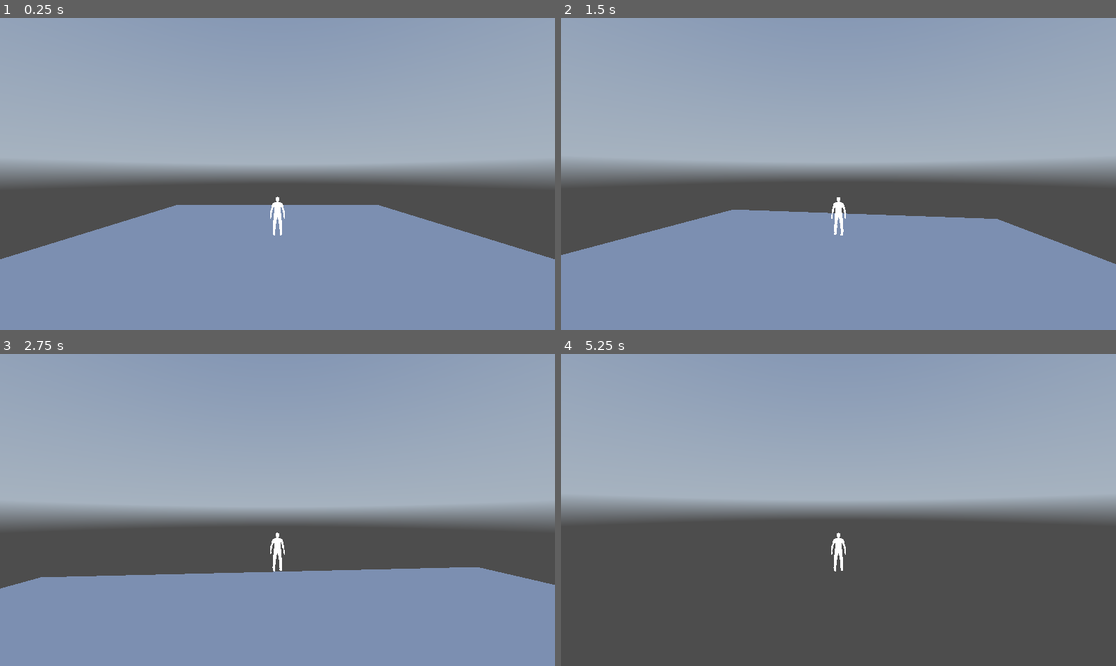
Above: before the commit, frames 1-4 (two rows, left to right).
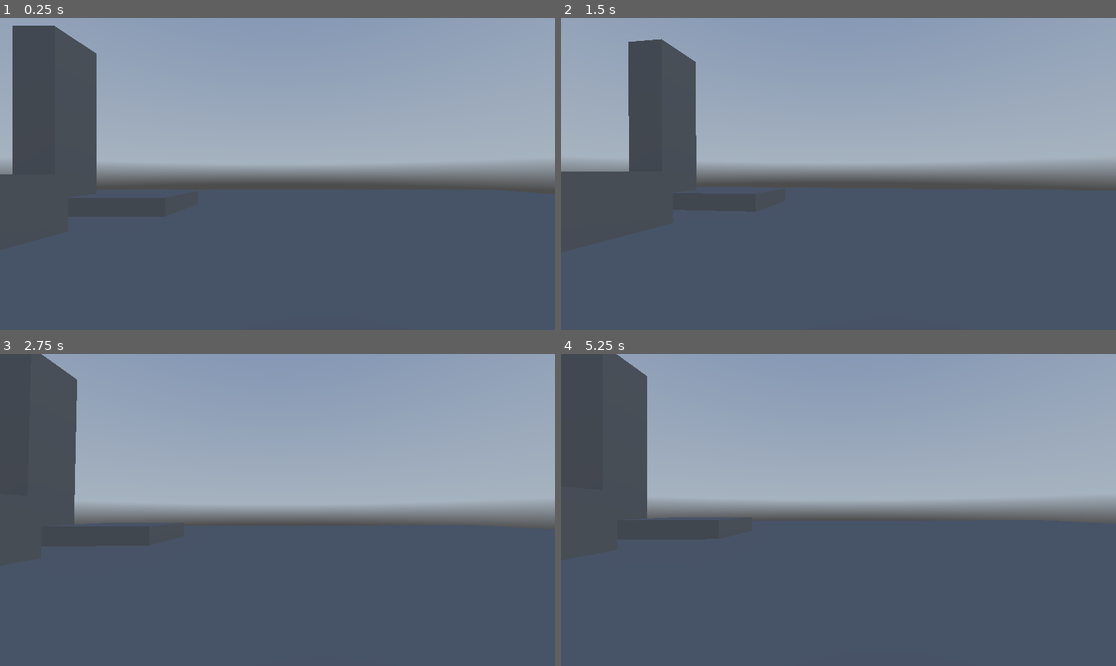
Above: after the commit, the same moments.

Repository: goshag45/Godot-Game
Game: Godot game, scene res://node.tscn
Same seed, same stepped clock (60 frames per second), same inputs: the game is played once before the commit and once after it. The project has no main scene, so this scene is started directly. A sky picture missing from this copy of the repository is replaced by a grey-blue gradient.
Inputs (mouse positions are in pixels of both pictures, inside the frame that each line leads up to):
- Up to frame 1 (0.25 s): no input
- Up to frame 2 (1.5 s): tap Enter (ui_accept) at 0.5, 0.6 s; move the mouse to (866, 174) at 0.52 s; hold Up (ui_up) from 0.53 s (still down); tap Space (jump, bound only after the commit) at 0.77, 0.8, 1.07, 1.35 s; move the mouse to (810, 174) at 1.27 s
- Up to frame 3 (2.75 s): keep holding Up (ui_up); tap Space (jump, bound only after the commit) at 1.52, 1.82, 2.3 s; tap Enter (ui_accept) at 1.55, 2.1 s; move the mouse to (288, 503) at 2.02 s
- Up to frame 4 (5.25 s): keep holding Up (ui_up); move the mouse to (832, 516) at 2.77 s; tap Enter (ui_accept) at 2.85, 4.35, 5.1 s; tap Space (jump, bound only after the commit) at 3.02, 3.32, 3.6, 3.77, 4.07, 4.52, 4.82 s; move the mouse to (877, 513) at 3.52 s; move the mouse to (794, 506) at 4.27 s; move the mouse to (844, 510) at 5.02 s

The runs differ from the first frame. In frame 1, 49% of the frame differs, in the area x 0-100%, y 2-100%; in frame 2, 47%; in frame 3, 49%; in frame 4, 52%, in the area x 0-100%, y 0-100%.

Commit message:
First person controls mostly working, containerising test levl

Diff:
--- /dev/null
+++ b/Test Level.tscn
@@ -0,0 +1,36 @@
+[gd_scene load_steps=5 format=3 uid="uid://bt4uyk54cpqqj"]
+
+[sub_resource type="StandardMaterial3D" id="StandardMaterial3D_4oi2n"]
+albedo_color = Color(1, 0.779175, 0.736297, 1)
+
+[sub_resource type="StandardMaterial3D" id="StandardMaterial3D_3rwbt"]
+albedo_color = Color(0.462539, 0.674198, 0.644021, 1)
+
+[sub_resource type="StandardMaterial3D" id="StandardMaterial3D_v6u3t"]
+albedo_color = Color(0.601553, 0.419032, 0.642774, 1)
+
+[sub_resource type="StandardMaterial3D" id="StandardMaterial3D_psspe"]
+albedo_color = Color(0.678456, 0.526561, 0.233814, 1)
+
+[node name="Test Level" type="CSGCombiner3D"]
+use_collision = true
+
+[node name="CSGBox3D" type="CSGBox3D" parent="."]
+transform = Transform3D(10, 0, 0, 0, 1, 0, 0, 0, 10, 0, -0.5, 0)
+material_override = SubResource("StandardMaterial3D_4oi2n")
+size = Vector3(7.28564, 1, 7.73828)
+
+[node name="CSGBox3D3" type="CSGBox3D" parent="."]
+transform = Transform3D(2, 0, 0, 0, 2, 0, 0, 0, 2, 12.1352, 1.13217, 10.7812)
+material_override = SubResource("StandardMaterial3D_3rwbt")
+size = Vector3(3.47168, 1.43381, 3.59778)
+
+[node name="CSGBox3D4" type="CSGBox3D" parent="."]
+transform = Transform3D(2, 0, 0, 0, 2, 0, 0, 0, 2, 15.4462, 6.06305, 20.2988)
+material_override = SubResource("StandardMaterial3D_v6u3t")
+size = Vector3(1.4082, 6.36469, 1.56717)
+
+[node name="CSGBox3D5" type="CSGBox3D" parent="."]
+transform = Transform3D(1, 0, 0, 0, 1, 0, 0, 0, 1, 9.2226, 0.459394, 20.1612)
+material_override = SubResource("StandardMaterial3D_psspe")
+size = Vector3(6.31653, 1.35718, 5.06738)
--- a/camera_controller.gd
+++ /dev/null
@@ -1,20 +0,0 @@
-extends Node3D
-
-var player
-@export var sensitivity := 3
-
-# Called when the node enters the scene tree for the first time.
-func _ready() -> void:
-	player = get_tree().get_nodes_in_group("player")[0]
-
-# Called every frame. 'delta' is the elapsed time since the previous frame.
-func _process(delta: float) -> void:
-	global_position = player.global_position
-
-
-func _input(event: InputEvent) -> void:
-	if event is InputEventMouseMotion:
-		var temp_rotation = rotation.x - event.relative.y / 1000 * sensitivity
-		rotation.y -= event.relative.x / 1000 * sensitivity
-		temp_rotation = clamp(temp_rotation, -1, 0.35)
-		rotation.x = temp_rotation
--- a/node.tscn
+++ b/node.tscn
@@ -1,18 +1,9 @@
-[gd_scene load_steps=11 format=3 uid="uid://txkplgsfsdnc"]
+[gd_scene load_steps=8 format=3 uid="uid://txkplgsfsdnc"]
 
 [ext_resource type="Texture2D" uid="uid://dh16vcrcyd1u2" path="res://kloofendal_48d_partly_cloudy_puresky_4k.exr" id="1_56d3g"]
 [ext_resource type="PackedScene" uid="uid://b04m0rkdrm4cb" path="res://player.tscn" id="2_hksku"]
-[ext_resource type="Script" path="res://camera_controller.gd" id="3_3m7ft"]
 [ext_resource type="Script" path="res://player.gd" id="3_bkuro"]
-
-[sub_resource type="BoxShape3D" id="BoxShape3D_wtr31"]
-size = Vector3(20, 1, 20)
-
-[sub_resource type="StandardMaterial3D" id="StandardMaterial3D_vm31o"]
-
-[sub_resource type="BoxMesh" id="BoxMesh_nu6f2"]
-material = SubResource("StandardMaterial3D_vm31o")
-size = Vector3(20, 1, 20)
+[ext_resource type="PackedScene" uid="uid://bt4uyk54cpqqj" path="res://Test Level.tscn" id="4_up5fb"]
 
 [sub_resource type="PanoramaSkyMaterial" id="PanoramaSkyMaterial_olw8g"]
 panorama = ExtResource("1_56d3g")
@@ -29,29 +20,13 @@
 
 [node name="World" type="Node3D"]
 
-[node name="StaticBody3D" type="StaticBody3D" parent="."]
-
-[node name="CollisionShape3D" type="CollisionShape3D" parent="StaticBody3D"]
-transform = Transform3D(1, 0, 0, 0, 1, 0, 0, 0, 1, 0, -0.5, 0)
-shape = SubResource("BoxShape3D_wtr31")
-
-[node name="MeshInstance3D" type="MeshInstance3D" parent="StaticBody3D"]
-transform = Transform3D(1, 0, 0, 0, 1, 0, 0, 0, 1, 0, -0.5, 0)
-mesh = SubResource("BoxMesh_nu6f2")
-
-[node name="DirectionalLight3D" type="DirectionalLight3D" parent="."]
-transform = Transform3D(0.5, -0.75, 0.433013, 0, 0.5, 0.866025, -0.866025, -0.433013, 0.25, 10, 10, 10)
-visible = false
-light_color = Color(0.775747, 0.670954, 0.509915, 1)
-
 [node name="WorldEnvironment" type="WorldEnvironment" parent="."]
 environment = SubResource("Environment_rqqly")
 
 [node name="Player" parent="." instance=ExtResource("2_hksku")]
+transform = Transform3D(1, 0, 0, 0, 1, 0, 0, 0, 1, -0.773812, 1.1239, 5.10443)
 script = ExtResource("3_bkuro")
 
-[node name="CameraController" type="Node3D" parent="." groups=["Player"]]
-script = ExtResource("3_3m7ft")
+[node name="Level" type="Node3D" parent="."]
 
-[node name="Camera3D" type="Camera3D" parent="CameraController"]
-transform = Transform3D(1, 0, 0, 0, 1, 0, 0, 0, 1, 0, 3.07649, 10.342)
+[node name="Test Scene Container" parent="." instance=ExtResource("4_up5fb")]
--- a/player.gd
+++ b/player.gd
@@ -2,9 +2,21 @@
 
 const SPEED = 5.0
 const JUMP_VELOCITY = 4.5
+const SENSITIVITY = 0.002
+
+var gravity = 9.8
+
+@onready var head = $Head
+@onready var camera = $Head/Camera3D
 
 func _ready():
 	Input.set_mouse_mode(Input.MOUSE_MODE_CAPTURED)
+
+func _unhandled_input(event: InputEvent) -> void:
+	if event is InputEventMouseMotion:
+		head.rotate_y(-event.relative.x * SENSITIVITY)
+		camera.rotate_x(-event.relative.y * SENSITIVITY)
+		camera.rotation.x = clamp(camera.rotation.x, deg_to_rad(-60), deg_to_rad(90))
 
 func _physics_process(delta: float) -> void:
 	# Add the gravity.
@@ -12,13 +24,13 @@
 		velocity += get_gravity() * delta
 
 	# Handle jump.
-	if Input.is_action_just_pressed("ui_accept") and is_on_floor():
+	if Input.is_action_just_pressed("jump") and is_on_floor():
 		velocity.y = JUMP_VELOCITY
 
 	# Get the input direction and handle the movement/deceleration.
 	# As good practice, you should replace UI actions with custom gameplay actions.
-	var input_dir := Input.get_vector("ui_left", "ui_right", "ui_up", "ui_down")
-	var direction := (transform.basis * Vector3(input_dir.x, 0, input_dir.y)).normalized()
+	var input_dir = Input.get_vector("left", "right", "forward", "back")
+	var direction = (head.transform.basis * Vector3(input_dir.x, 0, input_dir.y)).normalized()
 	if direction:
 		velocity.x = direction.x * SPEED
 		velocity.z = direction.z * SPEED
--- a/player.tscn
+++ b/player.tscn
@@ -9,3 +9,9 @@
 [node name="CollisionShape3D" type="CollisionShape3D" parent="." index="1"]
 transform = Transform3D(1, 0, 0, 0, 1, 0, 0, 0, 1, 0, 1, 0)
 shape = SubResource("CapsuleShape3D_6smwl")
+
+[node name="Head" type="Node3D" parent="." index="2"]
+transform = Transform3D(-1, 0, -8.74228e-08, 0, 1, 0, 8.74228e-08, 0, -1, 0, 1.75, 0)
+
+[node name="Camera3D" type="Camera3D" parent="Head" index="0"]
+transform = Transform3D(1, 0, 0, 0, 1, 0, 0, 0, 1, 1.00116e-08, 0, -0.114519)
--- a/project.godot
+++ b/project.godot
@@ -17,12 +17,22 @@
 
 [input]
 
+ui_accept={
+"deadzone": 0.5,
+"events": [Object(InputEventKey,"resource_local_to_scene":false,"resource_name":"","device":0,"window_id":0,"alt_pressed":false,"shift_pressed":false,"ctrl_pressed":false,"meta_pressed":false,"pressed":false,"keycode":4194309,"physical_keycode":0,"key_label":0,"unicode":0,"location":0,"echo":false,"script":null)
+, Object(InputEventKey,"resource_local_to_scene":false,"resource_name":"","device":0,"window_id":0,"alt_pressed":false,"shift_pressed":false,"ctrl_pressed":false,"meta_pressed":false,"pressed":false,"keycode":4194310,"physical_keycode":0,"key_label":0,"unicode":0,"location":0,"echo":false,"script":null)
+]
+}
+ui_select={
+"deadzone": 0.5,
+"events": [Object(InputEventJoypadButton,"resource_local_to_scene":false,"resource_name":"","device":0,"button_index":3,"pressure":0.0,"pressed":false,"script":null)
+]
+}
 ui_left={
 "deadzone": 0.5,
 "events": [Object(InputEventKey,"resource_local_to_scene":false,"resource_name":"","device":0,"window_id":0,"alt_presse …(194 unchanged characters)…
 , Object(InputEventJoypadButton,"resource_local_to_scene":false,"resource_name":"","device":0,"button_index":13,"pressure":0.0,"pressed":false,"script":null)
 , Object(InputEventJoypadMotion,"resource_local_to_scene":false,"resource_name":"","device":0,"axis":0,"axis_value":-1.0,"script":null)
-, Object(InputEventKey,"resource_local_to_scene":false,"resource_name":"","device":0,"window_id":0,"alt_pressed":false,"shift_pressed":false,"ctrl_pressed":false,"meta_pressed":false,"pressed":false,"keycode":0,"physical_keycode":65,"key_label":0,"unicode":0,"location":0,"echo":false,"script":null)
 ]
 }
 ui_right={
@@ -30,7 +40,6 @@
 "events": [Object(InputEventKey,"resource_local_to_scene":false,"resource_name":"","device":0,"window_id":0,"alt_presse …(194 unchanged characters)…
 , Object(InputEventJoypadButton,"resource_local_to_scene":false,"resource_name":"","device":0,"button_index":14,"pressure":0.0,"pressed":false,"script":null)
 , Object(InputEventJoypadMotion,"resource_local_to_scene":false,"resource_name":"","device":0,"axis":0,"axis_value":1.0,"script":null)
-, Object(InputEventKey,"resource_local_to_scene":false,"resource_name":"","device":0,"window_id":0,"alt_pressed":false,"shift_pressed":false,"ctrl_pressed":false,"meta_pressed":false,"pressed":false,"keycode":0,"physical_keycode":68,"key_label":0,"unicode":0,"location":0,"echo":false,"script":null)
 ]
 }
 ui_up={
@@ -38,7 +47,6 @@
 "events": [Object(InputEventKey,"resource_local_to_scene":false,"resource_name":"","device":0,"window_id":0,"alt_presse …(194 unchanged characters)…
 , Object(InputEventJoypadButton,"resource_local_to_scene":false,"resource_name":"","device":0,"button_index":11,"pressure":0.0,"pressed":false,"script":null)
 , Object(InputEventJoypadMotion,"resource_local_to_scene":false,"resource_name":"","device":0,"axis":1,"axis_value":-1.0,"script":null)
-, Object(InputEventKey,"resource_local_to_scene":false,"resource_name":"","device":0,"window_id":0,"alt_pressed":false,"shift_pressed":false,"ctrl_pressed":false,"meta_pressed":false,"pressed":false,"keycode":0,"physical_keycode":87,"key_label":0,"unicode":0,"location":0,"echo":false,"script":null)
 ]
 }
 ui_down={
@@ -46,6 +54,34 @@
 "events": [Object(InputEventKey,"resource_local_to_scene":false,"resource_name":"","device":0,"window_id":0,"alt_presse …(194 unchanged characters)…
 , Object(InputEventJoypadButton,"resource_local_to_scene":false,"resource_name":"","device":0,"button_index":12,"pressure":0.0,"pressed":false,"script":null)
 , Object(InputEventJoypadMotion,"resource_local_to_scene":false,"resource_name":"","device":0,"axis":1,"axis_value":1.0,"script":null)
-, Object(InputEventKey,"resource_local_to_scene":false,"resource_name":"","device":0,"window_id":0,"alt_pressed":false,"shift_pressed":false,"ctrl_pressed":false,"meta_pressed":false,"pressed":false,"keycode":0,"physical_keycode":83,"key_label":0,"unicode":0,"location":0,"echo":false,"script":null)
 ]
 }
+forward={
+"deadzone": 0.5,
+"events": [Object(InputEventKey,"resource_local_to_scene":false,"resource_name":"","device":0,"window_id":0,"alt_pressed":false,"shift_pressed":false,"ctrl_pressed":false,"meta_pressed":false,"pressed":false,"keycode":0,"physical_keycode":87,"key_label":0,"unicode":0,"location":0,"echo":false,"script":null)
+]
+}
+back={
+"deadzone": 0.5,
+"events": [Object(InputEventKey,"resource_local_to_scene":false,"resource_name":"","device":0,"window_id":0,"alt_pressed":false,"shift_pressed":false,"ctrl_pressed":false,"meta_pressed":false,"pressed":false,"keycode":0,"physical_keycode":83,"key_label":0,"unicode":0,"location":0,"echo":false,"script":null)
+]
+}
+left={
+"deadzone": 0.5,
+"events": [Object(InputEventKey,"resource_local_to_scene":false,"resource_name":"","device":0,"window_id":0,"alt_pressed":false,"shift_pressed":false,"ctrl_pressed":false,"meta_pressed":false,"pressed":false,"keycode":0,"physical_keycode":65,"key_label":0,"unicode":0,"location":0,"echo":false,"script":null)
+]
+}
+right={
+"deadzone": 0.5,
+"events": [Object(InputEventKey,"resource_local_to_scene":false,"resource_name":"","device":0,"window_id":0,"alt_pressed":false,"shift_pressed":false,"ctrl_pressed":false,"meta_pressed":false,"pressed":false,"keycode":0,"physical_keycode":68,"key_label":0,"unicode":0,"location":0,"echo":false,"script":null)
+]
+}
+jump={
+"deadzone": 0.5,
+"events": [Object(InputEventKey,"resource_local_to_scene":false,"resource_name":"","device":0,"window_id":0,"alt_pressed":false,"shift_pressed":false,"ctrl_pressed":false,"meta_pressed":false,"pressed":false,"keycode":0,"physical_keycode":32,"key_label":0,"unicode":0,"location":0,"echo":false,"script":null)
+]
+}
+sprint={
+"deadzone": 0.5,
+"events": []
+}
